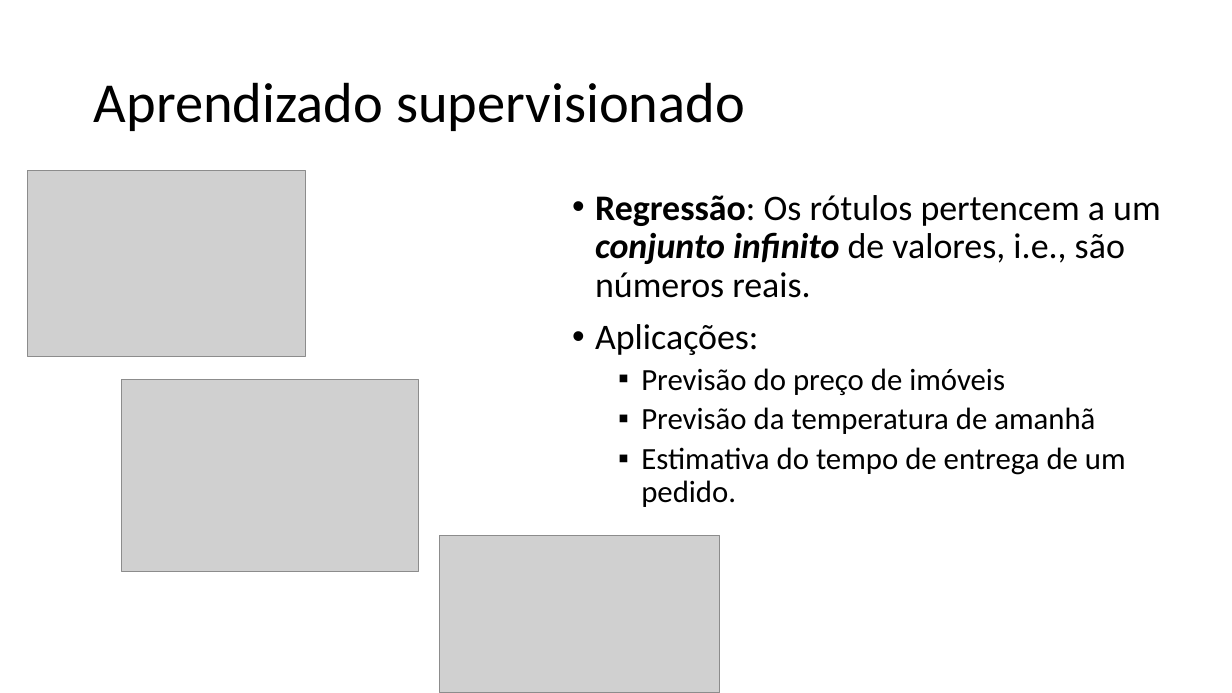
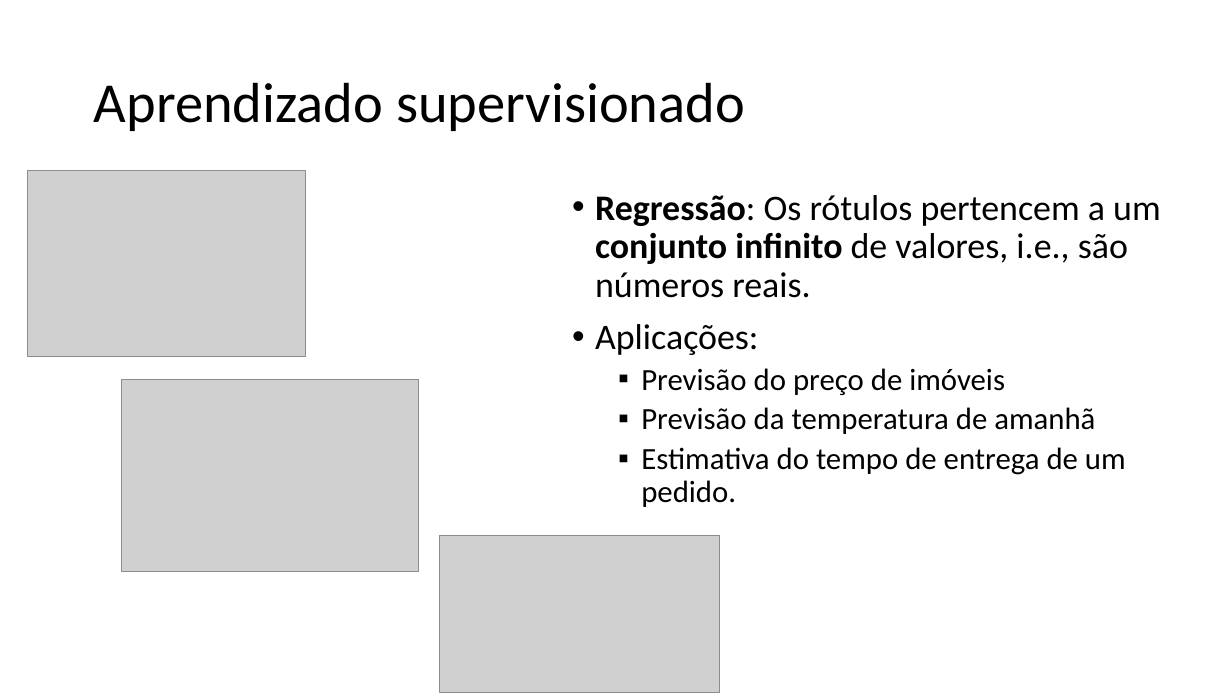
Before and after one commit to zz4fap/c24_inteligencia_artificial, a slide deck: slide 17 of slides/C24_Paradigmas.pptx (slide 12 before the commit). Drawn at 1232x693 pixels with LibreOffice and Linux fonts; fonts in the diff are those of the drawing; grey boxes stand for pictures. Boxes give left, top, right and bottom in pixels: in the first picture for what was removed or moved away, otherwise in the second. Text is boxed around its words. In the diff, an @@ line names an element or a change of style, - is before the commit and + after.

```diff
--- a/slides/C24_Paradigmas.pptx
+++ b/slides/C24_Paradigmas.pptx
@@ text at (595,195,1161,298): italic off in "conjunto infinito" @@
```
Also in this commit, not shown: 15 other slides changed, 10 slides added, 1 slide removed, 1 other file.
